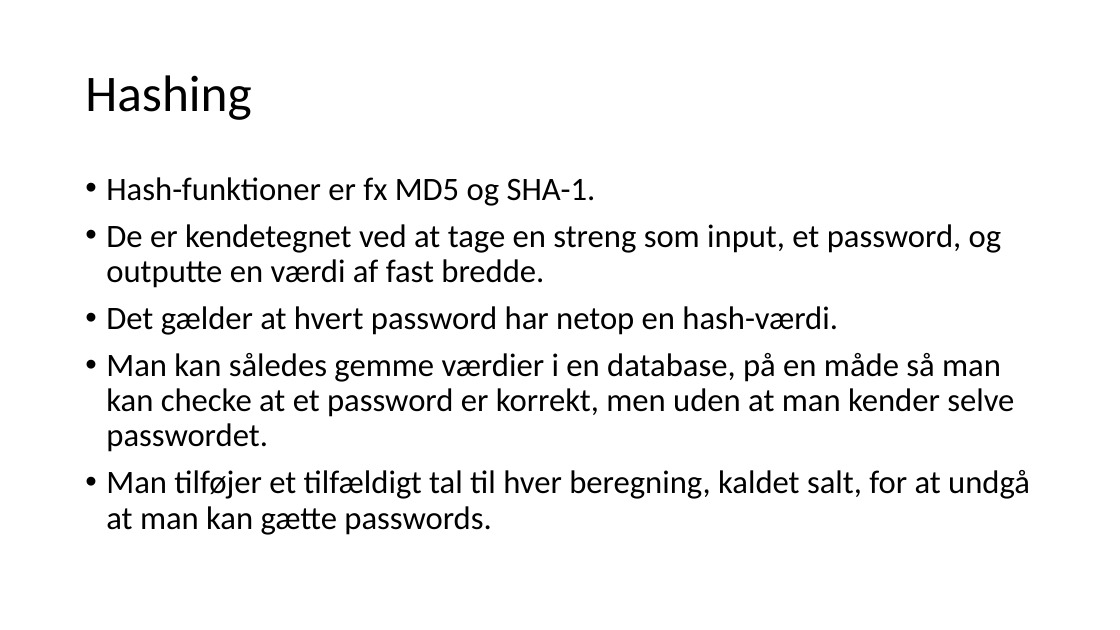
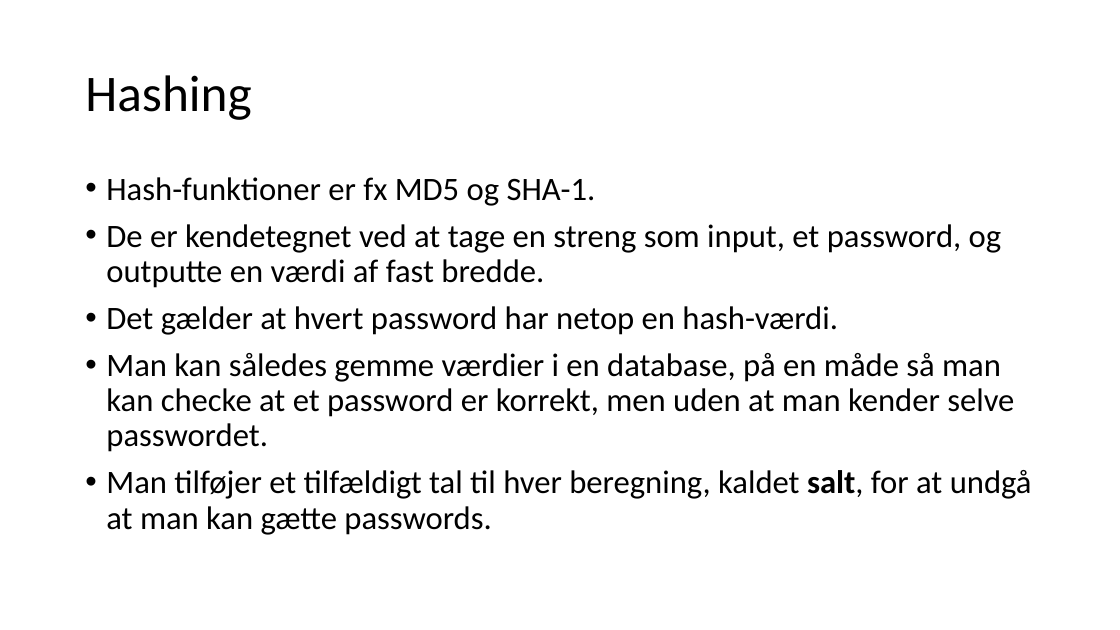
Before and after one commit to philipkaare/presentations, a slide deck: slide 26 of KU/IT-sikkerhed.pptx (slide 24 before the commit). Drawn at 1120x630 pixels with LibreOffice and Linux fonts; fonts in the diff are those of the drawing. Boxes give left, top, right and bottom in pixels: in the first picture for what was removed or moved away, otherwise in the second. Text is boxed around its words. In the diff, an @@ line names an element or a change of style, - is before the commit and + after.

```diff
--- a/KU/IT-sikkerhed.pptx
+++ b/KU/IT-sikkerhed.pptx
@@ text at (106,470,1032,535): bold on in "salt," @@
```
Also in this commit, not shown: 3 other slides changed, 4 slides added, 1 slide removed, 4 other files.
